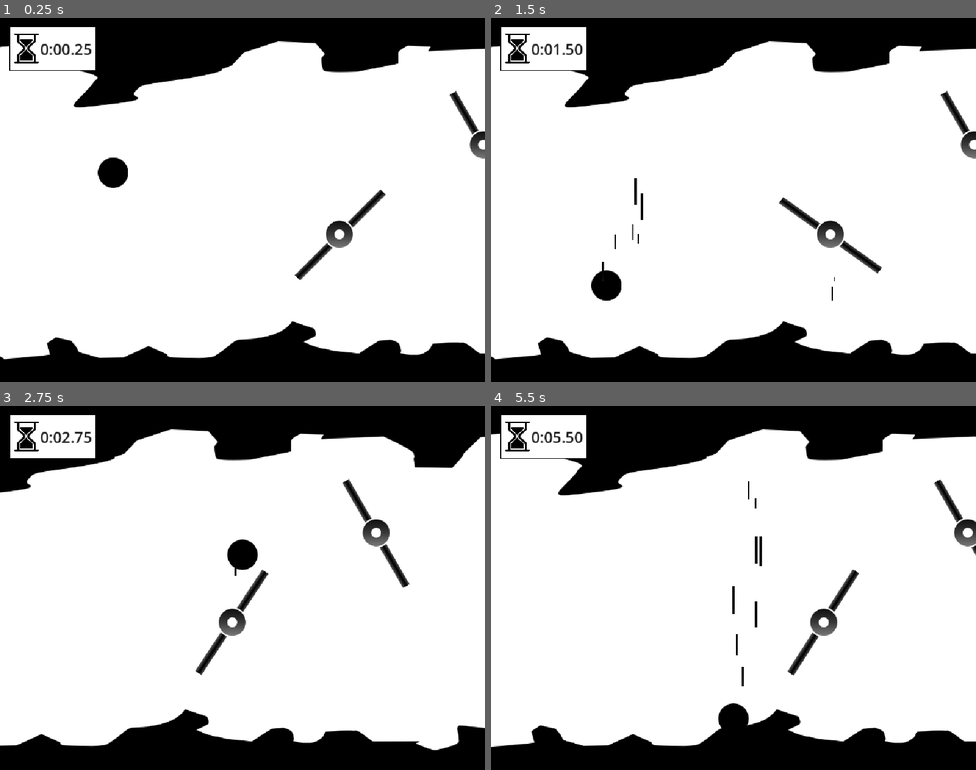
Above: before the commit, frames 1-4 (two rows, left to right).
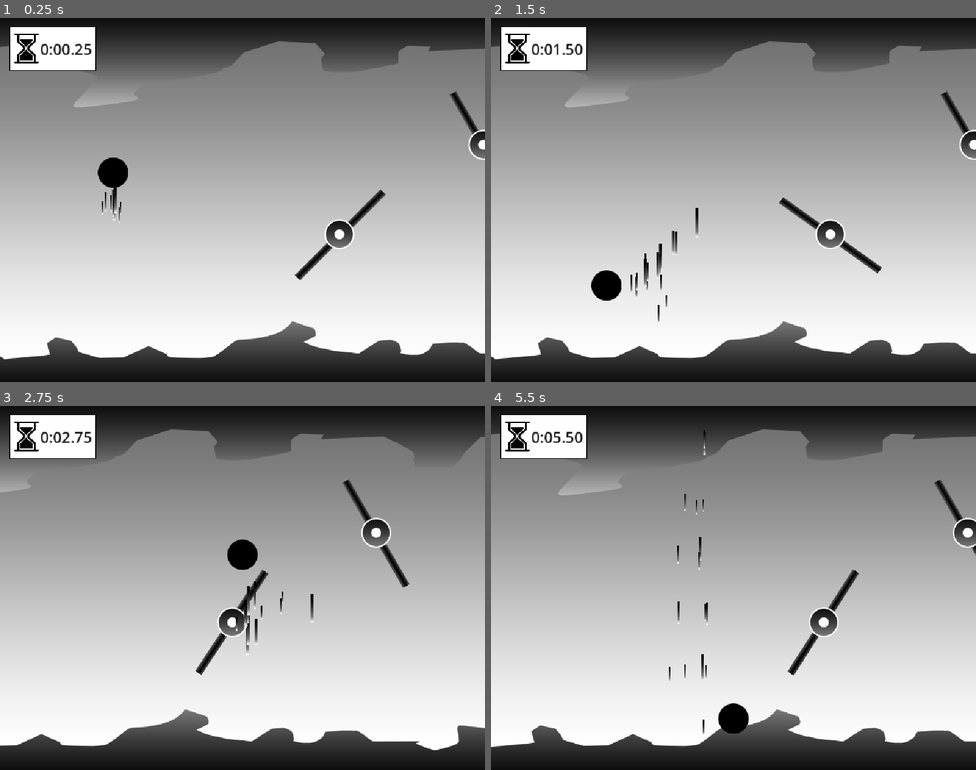
Above: after the commit, the same moments.

Repository: animastralis/trijam-ricochet
Game: Godot game, scene res://assets/world_new.tscn
Same seed, same stepped clock (60 frames per second), same inputs: the game is played once before the commit and once after it. This scene is started directly instead of the project's main scene.
Inputs (mouse positions are in pixels of both pictures, inside the frame that each line leads up to):
- Up to frame 1 (0.25 s): no input
- Up to frame 2 (1.5 s): move the mouse to (840, 181) at 0.52 s; hold D (boost_right) 0.53-1.28 s; click (840, 181) at 0.67 s; move the mouse to (636, 218) at 1.27 s; hold S (boost_down) from 1.28 s (still down)
- Up to frame 3 (2.75 s): move the mouse to (291, 507) at 2.02 s; release S (boost_down) at 2.03 s; hold D (boost_right) from 2.03 s (still down)
- Up to frame 4 (5.5 s): move the mouse to (709, 660) at 2.77 s; release D (boost_right) at 2.78 s; hold W (boost_up) 2.78-3.53 s; click (709, 660) at 2.92 s; move the mouse to (879, 642) at 3.52 s; hold A (boost_left) 3.53-5.03 s; move the mouse to (588, 533) at 4.27 s; move the mouse to (757, 588) at 5.02 s; hold S (boost_down) from 5.03 s (still down); click (757, 588) at 5.17 s

The runs differ from the first frame. In frame 1, 74% of the frame differs, in the area x 0-100%, y 2-98%; in frame 2, 75%; in frame 3, 74%; in frame 4, 75%.

Commit message:
ball particle update

Diff:
--- a/assets/ball.tscn
+++ b/assets/ball.tscn
@@ -162,9 +162,29 @@
 &"RESET": SubResource("Animation_w4qwd")
 }
 
+[sub_resource type="CanvasItemMaterial" id="CanvasItemMaterial_l30l0"]
+
 [sub_resource type="Curve" id="Curve_l2l23"]
 _data = [Vector2(0, 1), 0.0, 0.0, 0, 0, Vector2(1, 1), 0.0, 0.0, 0, 0]
 point_count = 2
+
+[sub_resource type="CanvasItemMaterial" id="CanvasItemMaterial_l2l23"]
+
+[sub_resource type="ParticleProcessMaterial" id="ParticleProcessMaterial_6qfka"]
+particle_flag_disable_z = true
+emission_shape = 1
+emission_sphere_radius = 28.0
+direction = Vector3(0, 30.8, 0)
+spread = 0.0
+initial_velocity_max = 260.5
+gravity = Vector3(0, 0, 0)
+linear_accel_min = -2.2351742e-06
+linear_accel_max = -2.2351742e-06
+radial_accel_min = -2.2351742e-06
+radial_accel_max = -2.2351742e-06
+tangential_accel_min = -2.2351742e-06
+tangential_accel_max = -2.2351742e-06
+scale_min = 0.39999998
 
 [node name="Ball" type="RigidBody2D" unique_id=1954331888]
 physics_material_override = SubResource("PhysicsMaterial_8kf32")
@@ -183,10 +203,12 @@
 [node name="Pivot" type="Node2D" parent="." unique_id=1385810798]
 
 [node name="CPUParticles2D" type="CPUParticles2D" parent="Pivot" unique_id=796261613]
-position = Vector2(32, 0)
+visible = false
+material = SubResource("CanvasItemMaterial_l30l0")
+position = Vector2(57.000008, 0)
 scale = Vector2(1.015, 1.015)
 emitting = false
-amount = 16
+amount = 32
 texture = ExtResource("3_l30l0")
 lifetime = 0.61
 one_shot = true
@@ -204,3 +226,11 @@
 scale_amount_curve = SubResource("Curve_l2l23")
 color = Color(0.06879827, 0.06879828, 0.06879828, 1)
 anim_speed_max = 5.78
+
+[node name="GPUParticles2D" type="GPUParticles2D" parent="Pivot" unique_id=1436552971]
+material = SubResource("CanvasItemMaterial_l2l23")
+position = Vector2(0.175, 63.78)
+amount = 16
+texture = ExtResource("3_l30l0")
+lifetime = 0.33
+process_material = SubResource("ParticleProcessMaterial_6qfka")
--- a/assets/world_new.tscn
+++ b/assets/world_new.tscn
@@ -1,12 +1,24 @@
-[gd_scene format=3 uid="uid://bp6mym4wyg5r8"]
+[gd_scene format=3 uid="uid://dkd5ehelvg80e"]
 
-[ext_resource type="PackedScene" uid="uid://dncgapbmtdf67" path="res://assets/level.tscn" id="1_46wd2"]
+[ext_resource type="PackedScene" path="res://assets/level.tscn" id="1_46wd2"]
 [ext_resource type="Script" uid="uid://oe8fetmi614e" path="res://assets/main_camera.gd" id="2_yuw8b"]
 [ext_resource type="PackedScene" uid="uid://h4vfbq1dyy35" path="res://assets/spinner_four.tscn" id="3_31uk1"]
 [ext_resource type="PackedScene" uid="uid://5i0vpfe0ibe3" path="res://assets/ball.tscn" id="3_rhl8q"]
 [ext_resource type="PackedScene" uid="uid://bv3b3t5yav3v5" path="res://assets/spinner_two.tscn" id="3_xolv8"]
+[ext_resource type="Texture2D" uid="uid://wauoa26q2qcu" path="res://assets/Finish_Line.png" id="4_pirbh"]
+[ext_resource type="Texture2D" uid="uid://b4f5usnyy4xbj" path="res://assets/lvl_01_terrain.png" id="5_viggf"]
 [ext_resource type="Texture2D" uid="uid://cwop2500wsm5t" path="res://assets/sand-clock.png" id="6_kc3uv"]
 [ext_resource type="Script" uid="uid://bwwivyjm31u33" path="res://assets/elapsed_time.gd" id="7_4pkt0"]
+
+[sub_resource type="Gradient" id="Gradient_askby"]
+interpolation_mode = 2
+offsets = PackedFloat32Array(0.060240984, 1)
+colors = PackedColorArray(1, 1, 1, 1, 0.42365062, 0.42365065, 0.42365062, 1)
+
+[sub_resource type="GradientTexture2D" id="GradientTexture2D_t34u2"]
+gradient = SubResource("Gradient_askby")
+fill_from = Vector2(0, 1)
+fill_to = Vector2(0, 0)
 
 [sub_resource type="StyleBoxFlat" id="StyleBoxFlat_4pkt0"]
 bg_color = Color(1, 1, 1, 1)
@@ -19,6 +31,13 @@
 [node name="WorldNew" type="Node2D" unique_id=707432781]
 
 [node name="Level" parent="." unique_id=266923489 instance=ExtResource("1_46wd2")]
+
+[node name="Background_Gradient" type="Sprite2D" parent="Level" unique_id=957895330]
+
+[node name="TextureRect" type="TextureRect" parent="Level/Background_Gradient" unique_id=1319974025]
+offset_right = 7680.0
+offset_bottom = 768.0
+texture = SubResource("GradientTexture2D_t34u2")
 
 [node name="SpinnerTwo" parent="Level" unique_id=906326520 instance=ExtResource("3_xolv8")]
 position = Vector2(717, 457)
@@ -35,6 +54,14 @@
 [node name="SpinnerFour" parent="Level" unique_id=2088671688 instance=ExtResource("3_31uk1")]
 position = Vector2(1909, 394)
 starting_rotation = 30
+
+[node name="FinishLine" type="Sprite2D" parent="Level" unique_id=883567278]
+position = Vector2(7648, 384)
+texture = ExtResource("4_pirbh")
+
+[node name="Lvl01Terrain" type="Sprite2D" parent="Level" unique_id=484204702]
+position = Vector2(3840, 384)
+texture = ExtResource("5_viggf")
 
 [node name="Ball" parent="." unique_id=1954331888 instance=ExtResource("3_rhl8q")]
 position = Vector2(239, 298)
